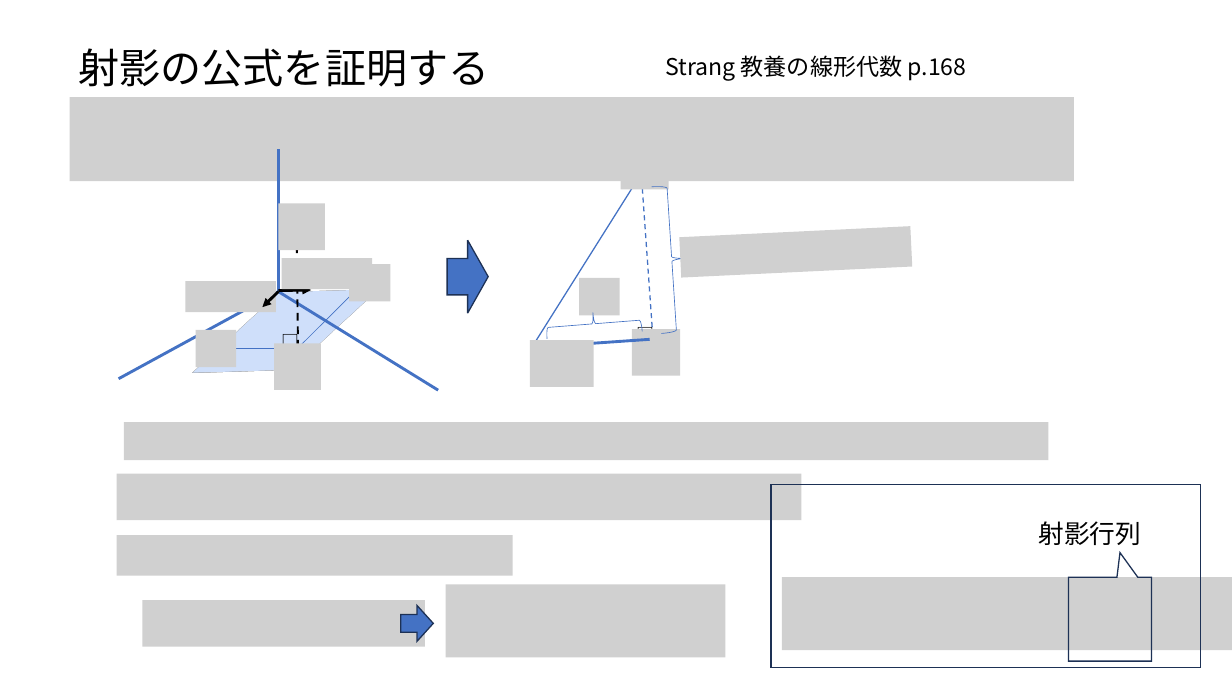
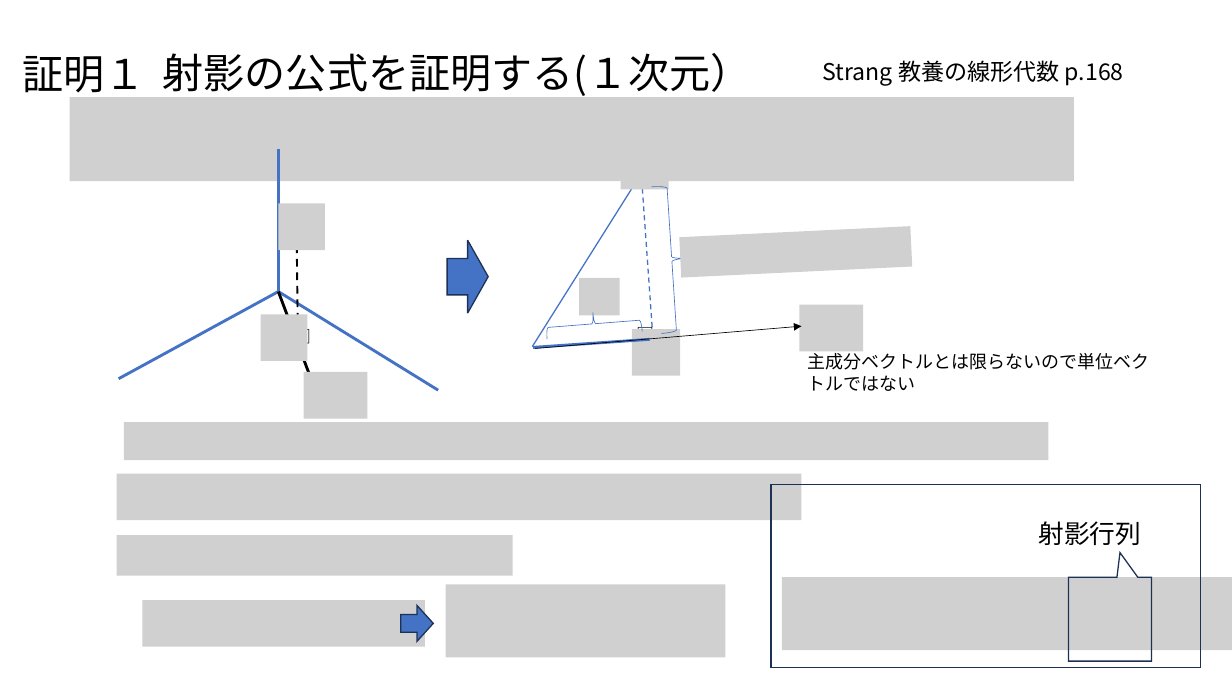
Before and after one commit to ueharaLab/NLP_7-PCA, a slide deck: slide 20 of NLP_6 PCA(math theory).pptx (slide 18 before the commit). Drawn at 1232x693 pixels with LibreOffice and Linux fonts; fonts in the diff are those of the drawing; grey boxes stand for pictures. Boxes give left, top, right and bottom in pixels: in the first picture for what was removed or moved away, otherwise in the second. Text is boxed around its words. In the diff, an @@ line names an element or a change of style, - is before the commit and + after.

```diff
--- a/NLP_6 PCA(math theory).pptx
+++ b/NLP_6 PCA(math theory).pptx
@@ text added at (23, 56, 146, 100), 32 pt, text #000000 @@
+証明１
@@ text at (163, 53, 752, 98): text changed @@
-射影の公式を証明する
+射影の公式を証明する(１次元）
@@ text "Strang 教養の線形代数 p.168": place and size @@
-text "Strang 教養の線形代数 p.168" at (665, 55, 967, 81)
+text "Strang 教養の線形代数 p.168" at (823, 60, 1124, 86)
@@ rectangle removed at (179, 216, 393, 446) @@
@@ picture removed at (282, 258, 372, 289) @@
@@ picture removed at (349, 264, 391, 301) @@
@@ picture removed at (186, 281, 276, 312) @@
@@ arrow moved from (278, 292) - (262, 307) to (278, 292) - (316, 392) @@
@@ arrow removed from (278, 291) to (311, 290) @@
@@ line removed from (298, 348) to (355, 291) @@
@@ picture added at (261, 314, 308, 360) @@
@@ text "□": place and size @@
-text "□" at (273, 326, 310, 358)
+text "□" at (285, 321, 322, 352)
@@ arrow added from (535, 348) to (801, 326), #000000 0.5 pt @@
@@ picture added at (799, 305, 863, 351) @@
@@ picture removed at (196, 330, 237, 367) @@
@@ line removed from (297, 348) to (225, 348) @@
@@ picture removed at (274, 344, 322, 390) @@
@@ picture removed at (530, 340, 593, 386) @@
@@ text added at (808, 350, 1150, 391), 14 pt, text #000000 @@
+主成分ベクトルとは限らないので単位ベクトルではない
@@ picture added at (304, 372, 368, 419) @@
```
Also in this commit, not shown: 11 other slides changed, 3 slides added, 1 slide removed, 10 other files.
